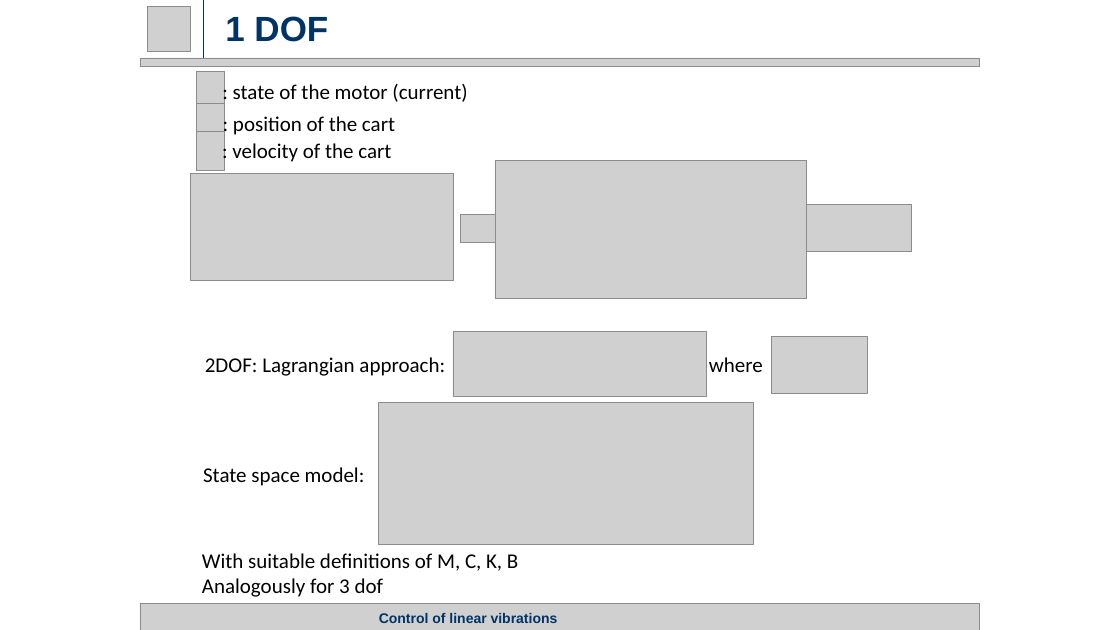
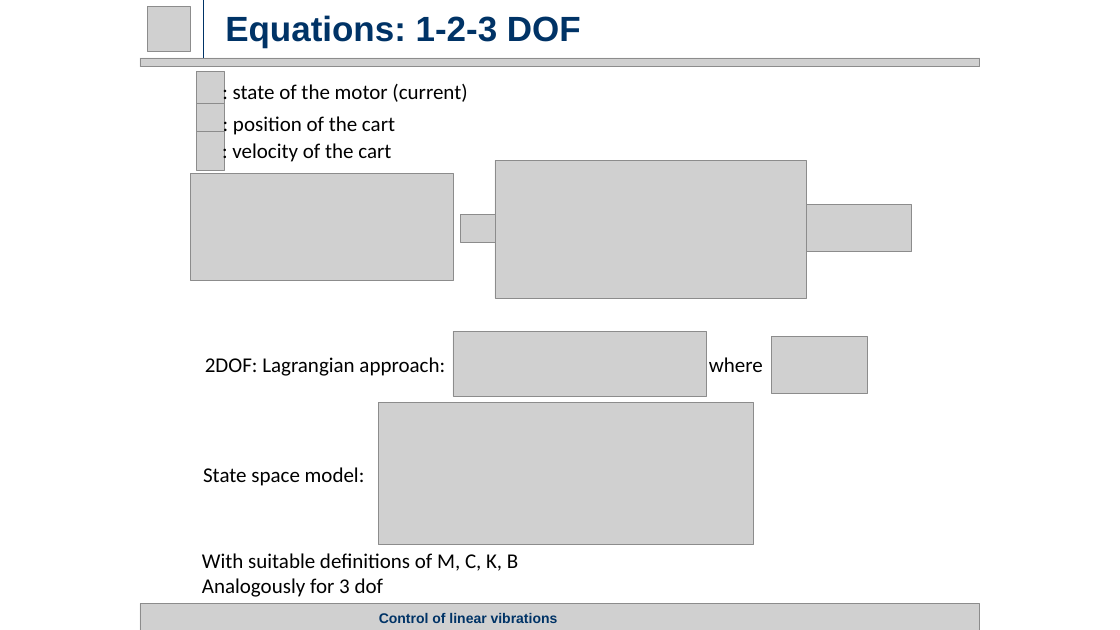
Before and after one commit to rssalessio/Control-Linear-Vibrations, a slide deck: slide 8 of finalPresentation/Part 1/Part1.pptx (slide 6 before the commit). Drawn at 1120x630 pixels with LibreOffice and Linux fonts; fonts in the diff are those of the drawing; grey boxes stand for pictures. Boxes give left, top, right and bottom in pixels: in the first picture for what was removed or moved away, otherwise in the second. Text is boxed around its words. In the diff, an @@ line names an element or a change of style, - is before the commit and + after.

```diff
--- a/finalPresentation/Part 1/Part1.pptx
+++ b/finalPresentation/Part 1/Part1.pptx
@@ title at (x1=225, y1=15, x2=581, y2=48): text changed @@
-1 DOF
+Equations: 1-2-3 DOF
```
Also in this commit, not shown: 2 other slides changed, 2 slides added, 1 other file.
